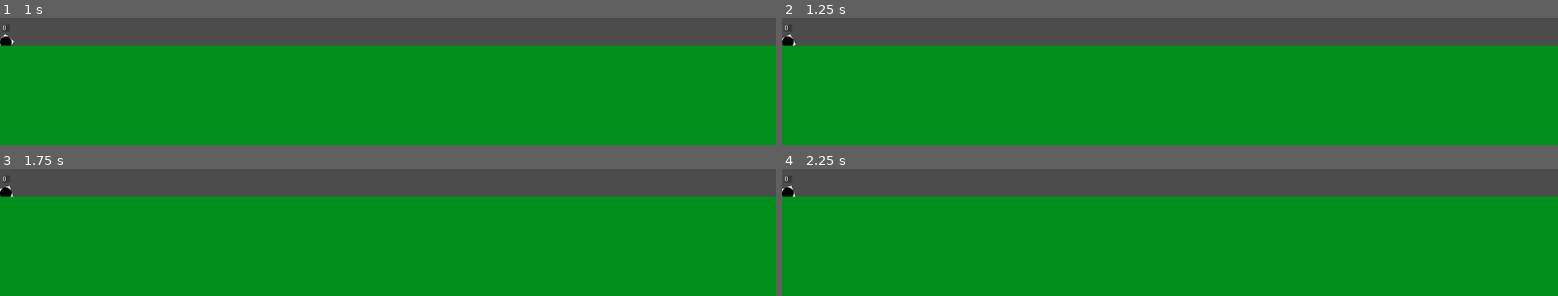
Above: before the commit, frames 1-4 (two rows, left to right).
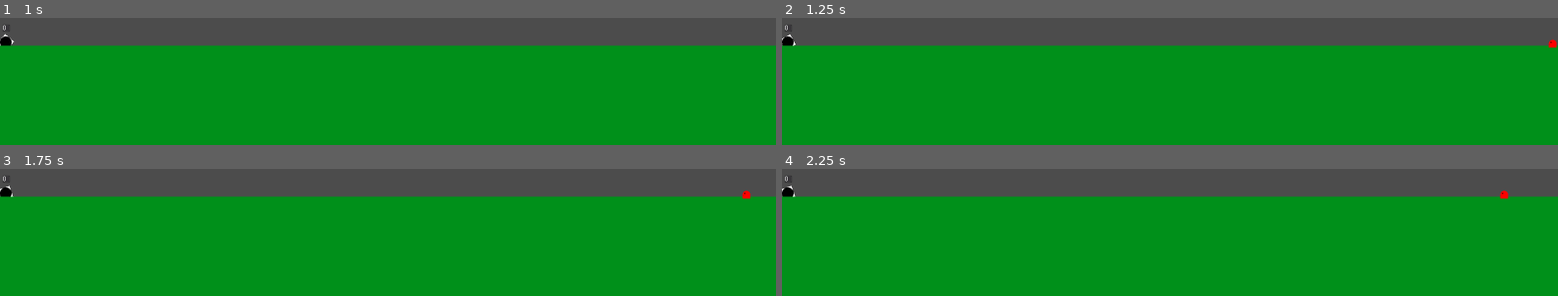
Above: after the commit, the same moments.

Repository: deadgoose/bash
Game: Godot game, scene res://Main.tscn
Two runs of this game, one before a commit and one after it. Both use one fixed random seed, a clock stepped at 60 frames per second and the inputs below. The engine's default icon, where the game draws it, is replaced by a stand-in: a white triangle on a blue panel in a dark square.
Inputs (mouse positions are in pixels of both pictures, inside the frame that each line leads up to):
- Up to frame 1 (1 s): tap Enter at 0.5 s; move the mouse to (outside the picture) at 0.52 s
- Up to frame 2 (1.25 s): no input
- Up to frame 3 (1.75 s): move the mouse to (outside the picture) at 1.27 s
- Up to frame 4 (2.25 s): tap Space at 2 s; move the mouse to (outside the picture) at 2.02 s

Frame 1 is identical in both runs. In frame 2, less than 0.1% of the frame differs, in the area x 98-100%, y 16-24%; in frame 3, less than 0.1%; in frame 4, less than 0.1%.

Commit message:
enemies moving and hitboxes

Diff:
--- /dev/null
+++ b/Enemies/BasicEnemy.gd
@@ -0,0 +1,26 @@
+extends KinematicBody2D
+
+# class member variables go here, for example:
+# var a = 2
+# var b = "textvar"
+export (int) var velocity = 100
+
+func hit():
+	print("free enemy")
+	queue_free()
+
+func get_dimensions():
+	return $CollisionShape2D.get_shape()
+
+func _ready():
+	# Called when the node is added to the scene for the first time.
+	# Initialization here
+	pass
+
+#func _process(delta):
+#	# Called every frame. Delta is time since last frame.
+#	# Update game logic here.
+#	pass
+
+func _physics_process(delta):
+	position.x -= velocity*delta
--- /dev/null
+++ b/Enemies/BasicEnemy.tscn
@@ -0,0 +1,33 @@
+[gd_scene load_steps=4 format=2]
+
+[ext_resource path="res://Enemies/BasicEnemy.gd" type="Script" id=1]
+[ext_resource path="res://Enemies/Assets/enemy.png" type="Texture" id=2]
+
+[sub_resource type="RectangleShape2D" id=1]
+
+custom_solver_bias = 0.0
+extents = Vector2( 10.8768, 9.0437 )
+
+[node name="BasicEnemy" type="KinematicBody2D" groups=[
+"Enemy",
+]]
+
+position = Vector2( 545.654, 414.516 )
+input_pickable = false
+collision_layer = 1
+collision_mask = 1
+collision/safe_margin = 0.08
+script = ExtResource( 1 )
+_sections_unfolded = [ "Transform", "collision" ]
+velocity = 100
+
+[node name="Sprite" type="Sprite" parent="." index="0"]
+
+scale = Vector2( 0.25, 0.25 )
+texture = ExtResource( 2 )
+_sections_unfolded = [ "Transform" ]
+
+[node name="CollisionShape2D" type="CollisionShape2D" parent="." index="1"]
+
+shape = SubResource( 1 )
+_sections_unfolded = [ "Transform" ]
--- /dev/null
+++ b/Enemies/EnemySpawner.gd
@@ -0,0 +1,21 @@
+extends Position2D
+
+# class member variables go here, for example:
+# var a = 2
+# var b = "textvar"
+signal spawn
+var next_spawn_time
+
+func _generate_new_spawn_time():
+	next_spawn_time = rand_range(1,3)
+
+func _ready():
+	# Called when the node is added to the scene for the first time.
+	# Initialization here
+	_generate_new_spawn_time()
+
+func _process(delta):
+	next_spawn_time -= delta
+	if next_spawn_time <= 0:
+		emit_signal("spawn")
+		_generate_new_spawn_time()
--- /dev/null
+++ b/Enemies/EnemySpawner.tscn
@@ -0,0 +1,7 @@
+[gd_scene load_steps=2 format=2]
+
+[ext_resource path="res://Enemies/EnemySpawner.gd" type="Script" id=1]
+
+[node name="EnemySpawner" type="Position2D"]
+
+script = ExtResource( 1 )
--- a/Main.gd
+++ b/Main.gd
@@ -1,11 +1,21 @@
 extends Node
+
+export (PackedScene) var BasicEnemy
+var next_enemy
 
 func _ready():
 	randomize()
+	#create terrain and tower
 	var height = 600
 	_create_terrain(height)
 	var radius = $Tower.get_shape().radius
 	$Tower.global_position = Vector2(radius, height-radius)
+
+	#add enemy spawner
+	var screensize = get_viewport().get_visible_rect().size
+	next_enemy = BasicEnemy.instance()
+	var enemy_dimensions = next_enemy.get_dimensions()
+	$EnemySpawner.position = Vector2(screensize.x - enemy_dimensions.extents.x, height - enemy_dimensions.extents.y)
 
 func _create_terrain(height):
 	$Terrain.height = height
@@ -14,3 +24,10 @@
 #	# Called every frame. Delta is time since last frame.
 #	# Update game logic here.
 #	pass
+
+
+func _on_EnemySpawner_spawn():
+	var enemy = next_enemy
+	enemy.position = $EnemySpawner.position
+	add_child(enemy)
+	next_enemy = BasicEnemy.instance()
--- a/Main.tscn
+++ b/Main.tscn
@@ -1,15 +1,24 @@
-[gd_scene load_steps=4 format=2]
+[gd_scene load_steps=6 format=2]
 
 [ext_resource path="res://Main.gd" type="Script" id=1]
-[ext_resource path="res://Tower/Tower.tscn" type="PackedScene" id=2]
-[ext_resource path="res://Terrain/Terrain.tscn" type="PackedScene" id=3]
+[ext_resource path="res://Enemies/BasicEnemy.tscn" type="PackedScene" id=2]
+[ext_resource path="res://Tower/Tower.tscn" type="PackedScene" id=3]
+[ext_resource path="res://Terrain/Terrain.tscn" type="PackedScene" id=4]
+[ext_resource path="res://Enemies/EnemySpawner.tscn" type="PackedScene" id=5]
 
 [node name="Main" type="Node"]
 
 script = ExtResource( 1 )
+BasicEnemy = ExtResource( 2 )
 
-[node name="Tower" parent="." index="0" instance=ExtResource( 2 )]
+[node name="Tower" parent="." index="0" instance=ExtResource( 3 )]
 
 position = Vector2( 61.4607, 428.593 )
 
-[node name="Terrain" parent="." index="1" instance=ExtResource( 3 )]
+[node name="Terrain" parent="." index="1" instance=ExtResource( 4 )]
+
+[node name="EnemySpawner" parent="." index="2" instance=ExtResource( 5 )]
+
+position = Vector2( 1347.24, 394.179 )
+
+[connection signal="spawn" from="EnemySpawner" to="." method="_on_EnemySpawner_spawn"]
--- a/Tower/Cannons/Bullets/Bullet.gd
+++ b/Tower/Cannons/Bullets/Bullet.gd
@@ -31,3 +31,7 @@
 	if body.is_in_group("Terrain"):
 		queue_free()
 		print("free")
+	elif body.is_in_group("Enemy"):
+		print("hit enemy")
+		queue_free()
+		body.hit()
--- a/Tower/Cannons/Bullets/Bullet.tscn
+++ b/Tower/Cannons/Bullets/Bullet.tscn
@@ -6,9 +6,9 @@
 [sub_resource type="CircleShape2D" id=1]
 
 custom_solver_bias = 0.0
-radius = 8.0
+radius = 12.0
 
-[node name="Bullet" type="RigidBody2D"]
+[node name="Bullet" type="RigidBody2D" index="0"]
 
 position = Vector2( 38.9604, 471.626 )
 input_pickable = false
@@ -34,7 +34,7 @@
 
 [node name="Sprite" type="Sprite" parent="." index="0"]
 
-scale = Vector2( 0.1, 0.1 )
+scale = Vector2( 0.2, 0.2 )
 texture = ExtResource( 2 )
 _sections_unfolded = [ "Transform" ]
 
Binary file added: Enemies/Assets/enemy.png
Not shown, added: Enemies/Assets/enemy.png.import
